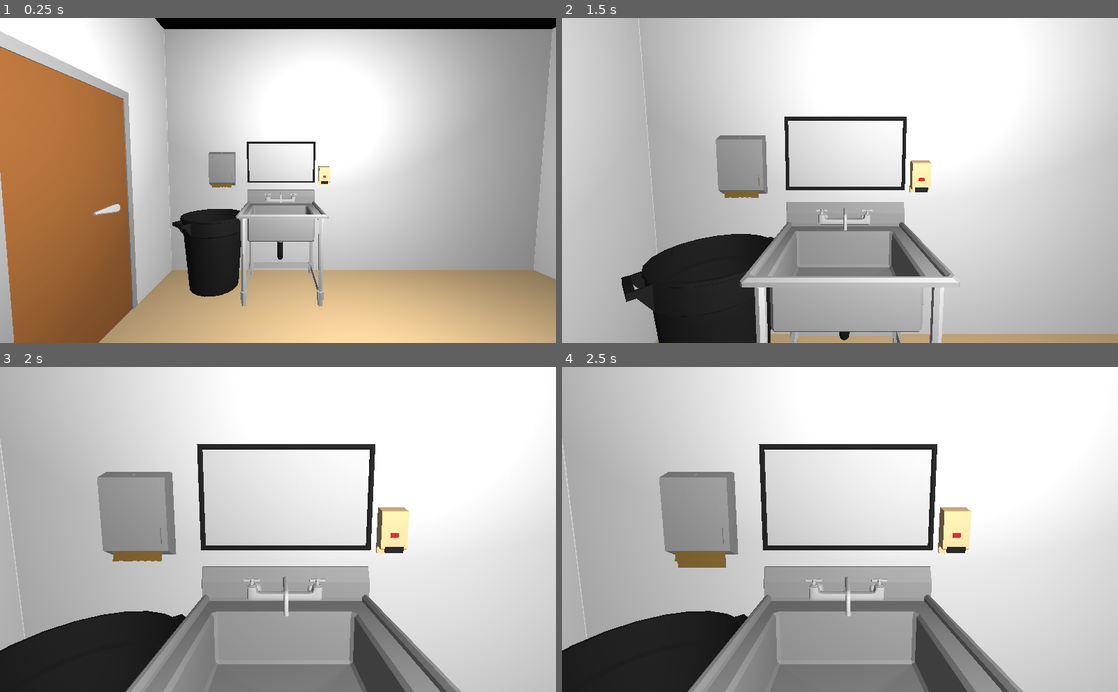
Above: before the commit, frames 1-4 (two rows, left to right).
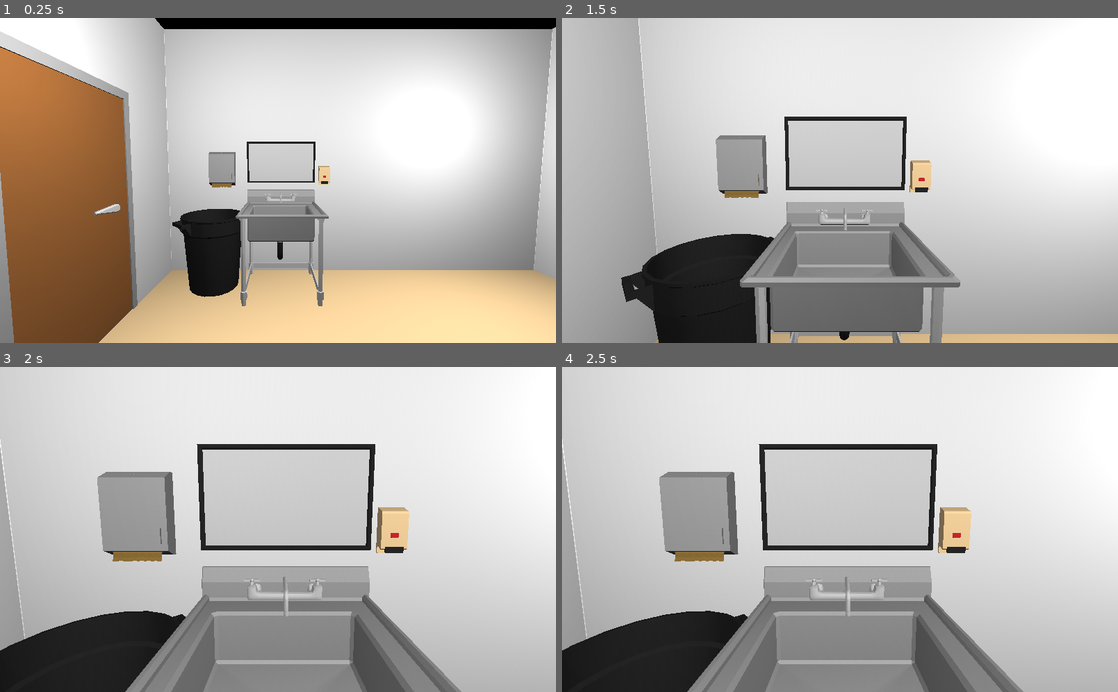
Above: after the commit, the same moments.

Repository: Hermes-888/RenaldosKitchen
Game: Godot game, scene res://scenes/handwashing.tscn
The game is run twice, just before and just after one commit, with the same random seed, the same clock (stepped at 60 frames per second) and the same inputs.
Inputs (mouse positions are in pixels of both pictures, inside the frame that each line leads up to):
- Up to frame 1 (0.25 s): no input
- Up to frame 2 (1.5 s): move the mouse to (962, 164) at 0.52 s; click (962, 164) at 0.67 s; move the mouse to (728, 196) at 1.27 s; click (728, 196) at 1.42 s
- Up to frame 3 (2 s): no input
- Up to frame 4 (2.5 s): move the mouse to (895, 458) at 2.02 s; click (895, 458) at 2.17 s

The runs differ from the first frame. In frame 1, 39% of the frame differs, in the area x 0-100%, y 2-100%; in frame 2, 24%; in frame 3, 14%; in frame 4, 14%.

Commit message:
better light and script

Diff:
--- a/handwashing/scenes/handwashing.tscn
+++ b/handwashing/scenes/handwashing.tscn
@@ -6,18 +6,18 @@
 
 [sub_resource type="Environment" id=1]
 background_mode = 1
-ambient_light_color = Color( 0.411765, 0.411765, 0.411765, 1 )
-
-[sub_resource type="SpatialMaterial" id=12]
-
-[sub_resource type="CylinderMesh" id=13]
-material = SubResource( 12 )
+ambient_light_color = Color( 0.152941, 0.152941, 0.152941, 1 )
+
+[sub_resource type="SpatialMaterial" id=2]
+
+[sub_resource type="CylinderMesh" id=3]
+material = SubResource( 2 )
 height = 3.0
 
-[sub_resource type="BoxShape" id=7]
+[sub_resource type="BoxShape" id=4]
 extents = Vector3( 0.0466281, 0.126389, 0.0392967 )
 
-[sub_resource type="Animation" id=17]
+[sub_resource type="Animation" id=5]
 resource_name = "LookDoor"
 length = 2.0
 tracks/0/type = "value"
@@ -61,25 +61,25 @@
 "values": [ Transform( 1, 0, 0, 0, 0.998042, 0.0625466, 0, -0.0625466, 0.998042, -1.635, 1.805, 1.51 ), Transform( 1, 0, 0, 0, 0.994117, 0.108312, 0, -0.108312, 0.994117, -1.635, 1.805, -1.129 ) ]
 }
 
-[sub_resource type="BoxShape" id=9]
-extents = Vector3( 0.202049, 0.24623, 0.0666284 )
+[sub_resource type="BoxShape" id=7]
+extents = Vector3( 0.202049, 0.24623, 0.0857883 )
+
+[sub_resource type="BoxShape" id=8]
+extents = Vector3( 0.0883344, 0.151903, 0.059236 )
+
+[sub_resource type="PlaneMesh" id=9]
+material = ExtResource( 1 )
 
 [sub_resource type="BoxShape" id=10]
-extents = Vector3( 0.0883344, 0.151903, 0.059236 )
-
-[sub_resource type="PlaneMesh" id=11]
-material = ExtResource( 1 )
-
-[sub_resource type="BoxShape" id=2]
 extents = Vector3( 0.0500326, 0.0433176, 0.0392177 )
 
-[sub_resource type="SpatialMaterial" id=14]
+[sub_resource type="SpatialMaterial" id=11]
 albedo_color = Color( 0.733333, 0.501961, 0.780392, 1 )
 
-[sub_resource type="SphereMesh" id=15]
-material = SubResource( 14 )
-
-[sub_resource type="BoxShape" id=16]
+[sub_resource type="SphereMesh" id=12]
+material = SubResource( 11 )
+
+[sub_resource type="BoxShape" id=13]
 extents = Vector3( 0.0341196, 0.072016, 0.202603 )
 
 [node name="Spatial" type="Spatial"]
@@ -93,15 +93,13 @@
 "_editor_description_": ""
 }
 
-[node name="SpotLight" type="SpotLight" parent="World"]
-transform = Transform( 1, 0, 0, 0, 0.449054, 0.893505, 0, -0.893505, 0.449054, -1.05875, 5.27377, 2.0139 )
-light_energy = 3.51
-spot_range = 6.13177
-spot_angle = 54.4139
-
 [node name="OmniLight" type="OmniLight" parent="World"]
-transform = Transform( 1, 0, 0, 0, 1, 0, 0, 0, 1, -0.833, 1.975, -0.391 )
-omni_range = 8.0
+transform = Transform( 1, 0, 0, 0, 1, 0, 0, 0, 1, 1.144, 2.38, -1.303 )
+omni_range = 7.8
+
+[node name="OmniLight2" type="OmniLight" parent="World"]
+transform = Transform( 1, 0, 0, 0, 1, 0, 0, 0, 1, -2.545, 2.638, -0.238627 )
+omni_range = 9.0
 
 [node name="Tween" type="Tween" parent="World"]
 
@@ -127,49 +125,50 @@
 
 [node name="CollisionShape" type="CollisionShape" parent="SpoutBase/SpoutArea"]
 transform = Transform( 1, 0, 0, 0, 1, 0, 0, 0, 1, 0, -0.12863, 0.275213 )
-shape = SubResource( 7 )
+shape = SubResource( 4 )
 
 [node name="AnimationPlayer" type="AnimationPlayer" parent="."]
-anims/LookDoor = SubResource( 17 )
-anims/MoveCamera = SubResource( 8 )
+anims/LookDoor = SubResource( 5 )
+anims/MoveCamera = SubResource( 6 )
 
 [node name="Triggers" type="Node" parent="."]
 
 [node name="Paper_Towels" type="Area" parent="Triggers"]
-transform = Transform( 1, 0, 0, 0, 1, 0, 0, 0, 1, -2.56182, 1.76396, -2.54211 )
+transform = Transform( 1, 0, 0, 0, 1, 0, 0, 0, 1, -2.56182, 1.76396, -2.53591 )
 
 [node name="CollisionShape" type="CollisionShape" parent="Triggers/Paper_Towels"]
 transform = Transform( 1, 0, 0, 0, 1, 0, 0, 0, 1, 0.0258942, -0.0322933, -0.0840394 )
-shape = SubResource( 9 )
+shape = SubResource( 7 )
 
 [node name="Soap" type="Area" parent="Triggers"]
 transform = Transform( 1, 0, 0, 0, 1, 0, 0, 0, 1, -0.874077, 1.6253, -2.64288 )
 
 [node name="CollisionShape" type="CollisionShape" parent="Triggers/Soap"]
-shape = SubResource( 10 )
+shape = SubResource( 8 )
 
 [node name="CPUPaperParticles" type="CPUParticles" parent="Triggers"]
 transform = Transform( 1, 0, 0, 0, 0.0244671, -0.999701, 0, 0.999701, 0.0244671, -2.55261, 1.71627, -2.6651 )
 emitting = false
 amount = 2
-lifetime = 2.5
+lifetime = 3.96
 one_shot = true
-mesh = SubResource( 11 )
+mesh = SubResource( 9 )
 direction = Vector3( 0, 0, 0 )
-gravity = Vector3( 0, 0.059, 0.5 )
+gravity = Vector3( 0, 0.055, 0.5 )
+linear_accel = -0.31
 scale_amount = 0.16
 
 [node name="Handle_Hot" type="Area" parent="Triggers"]
 transform = Transform( 1, 0, 0, 0, 1, 0, 0, 0, 1, -1.80085, 1.31382, -2.5598 )
 
 [node name="CollisionShape" type="CollisionShape" parent="Triggers/Handle_Hot"]
-shape = SubResource( 2 )
+shape = SubResource( 10 )
 
 [node name="Handle_Cold" type="Area" parent="Triggers"]
 transform = Transform( 1, 0, 0, 0, 1, 0, 0, 0, 1, -1.38442, 1.31305, -2.5598 )
 
 [node name="CollisionShape" type="CollisionShape" parent="Triggers/Handle_Cold"]
-shape = SubResource( 2 )
+shape = SubResource( 10 )
 
 [node name="CPUSoapParticles" type="CPUParticles" parent="Triggers"]
 transform = Transform( 1, 0, 0, 0, 1, 0, 0, 0, 1, -0.866817, 1.47773, -2.67098 )
@@ -185,7 +184,35 @@
 transform = Transform( 1, 0, 0, 0, 1, 0, 0, 0, 1, -3.41805, 1.33129, -1.22575 )
 
 [node name="CollisionShape" type="CollisionShape" parent="Triggers/Door_Handle"]
-shape = SubResource( 16 )
+shape = SubResource( 13 )
+
+[node name="Control" type="Control" parent="."]
+visible = false
+margin_right = 1025.0
+margin_bottom = 152.0
+__meta__ = {
+"_edit_use_anchors_": false
+}
+
+[node name="Panel" type="Panel" parent="Control"]
+margin_left = 34.0
+margin_top = 34.2973
+margin_right = 328.0
+margin_bottom = 139.297
+
+[node name="Label" type="Label" parent="Control/Panel"]
+margin_left = 74.0
+margin_top = 12.0
+margin_right = 251.0
+margin_bottom = 26.0
+text = "Label for this panel"
+
+[node name="Label2" type="Label" parent="Control/Panel"]
+margin_left = 13.6759
+margin_top = 47.8656
+margin_right = 53.6759
+margin_bottom = 61.8656
+text = "Temperature:"
 [connection signal="mouse_entered" from="SpoutBase/SpoutArea" to="." method="_on_SpoutArea_mouse_entered"]
 [connection signal="mouse_entered" from="Triggers/Paper_Towels" to="." method="_on_Paper_Towels_mouse_entered"]
 [connection signal="mouse_entered" from="Triggers/Soap" to="." method="_on_Soap_mouse_entered"]
--- a/handwashing/scenes/scripts/handwashingManager.gd
+++ b/handwashing/scenes/scripts/handwashingManager.gd
@@ -7,10 +7,8 @@
 
 # https://docs.godotengine.org/en/stable/tutorials/3d/using_transforms.html
 # transform.basis = Basis(Vector3(1, 0, 0), PI) * transform.basis
-# animate Camera
 
 # Declare member variables
-
 var actionCount = 0 # +1 for each action until completed
 var completed = false
 # var allowAction = true #EACH STEP? # false can't interact before or after
@@ -18,6 +16,8 @@
 var waterHot = false
 var soapUsed = false
 var paperTowelUsed = false
+var doorOpened = false
+
 var spoutRotated = false # toggle animation
 var spoutRotation = 18 # degrees
 var spoutEmitter
@@ -35,8 +35,8 @@
 	soapEmitter = get_node("Triggers/CPUSoapParticles")
 
 	animPlayer = get_node("AnimationPlayer")
-	animPlayer.play("MoveCamera")# Start: move toward sink
-	# at End: move back and rotate left to look at door handle
+	animPlayer.play("MoveCamera")# Start: move camera toward sink
+	# at End: move camera back and rotate left to look at door handle
 
 
 func checkIfCompleted():
@@ -44,6 +44,17 @@
 	if (actionCount > 15):
 		completed = true
 	print("completed: ", completed, " count: ", actionCount)
+
+
+func resetVariables():
+	actionCount = 0 # +1 for each action until completed
+	completed = false
+	# allowAction = true #EACH STEP? # false can't interact before or after
+	waterOn = false
+	waterHot = false
+	soapUsed = false
+	paperTowelUsed = false
+	doorOpened = false
 
 
 func _on_Handle_Hot_mouse_entered():
@@ -100,7 +111,7 @@
 
 	var dur = 0.3 # duration
 	var rotateTo = spoutRotation # flip if condition
-	var spoutFrom = get_node("SpoutBase").rotation_degrees.y
+	#var spoutFrom = get_node("SpoutBase").rotation_degrees.y
 	var faucetFrom = get_node("hand_sink/Faucet_spout").rotation_degrees.y
 	var stween = get_node("World/Tween")
 	var ftween = get_node("World/Tween")
@@ -154,6 +165,13 @@
 
 func _on_Door_Handle_mouse_entered():
 	# scripted animation rotates door handle
+	if (doorOpened):
+		get_node("hand_sink/Door_wooden/Door_handle").transform.basis = Basis(Vector3(0, 0, 1), 0)#13
+		animPlayer.play_backwards("LookDoor")
+		resetVariables()
+		return
+
 	get_node("hand_sink/Door_wooden/Door_handle").transform.basis = Basis(Vector3(0, 0, 1), -13)
+	doorOpened = true
 	print("Done")
 	# trigger Done GUI
Not shown, changed: handwashing/.mono/metadata/ide_messaging_meta.txt
Not shown, changed: handwashing/export_presets.cfg
Not shown: 3 places in handwashing/scenes/handwashing.tscn that only renumber resources
